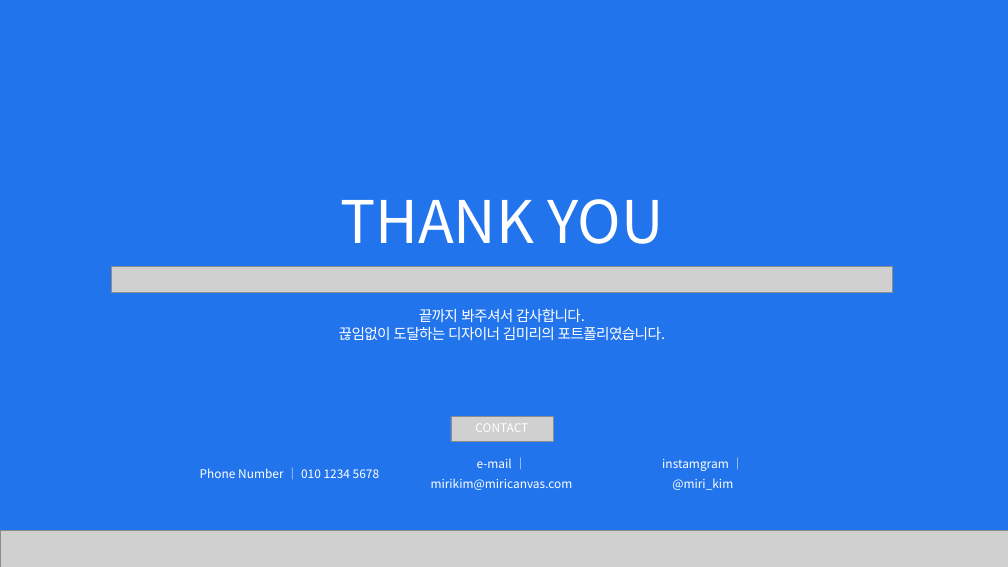
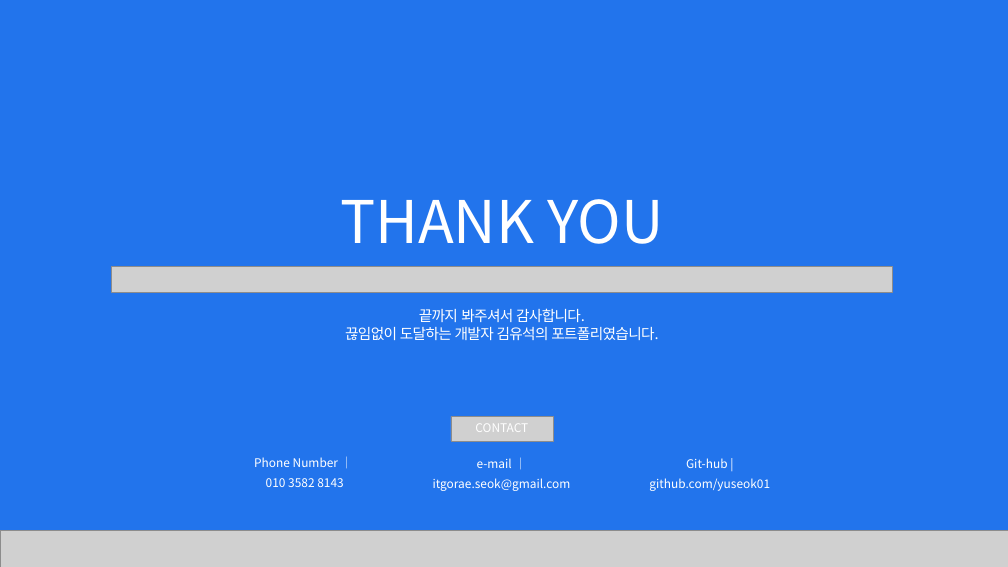
Before and after one commit to yuseok01/itgorae, a slide deck: slide 6 of ppt/김유석 포트폴리오_.pptx. Drawn at 1008x567 pixels with LibreOffice and Linux fonts; fonts in the diff are those of the drawing; grey boxes stand for pictures. Boxes give left, top, right and bottom in pixels: in the first picture for what was removed or moved away, otherwise in the second. Text is boxed around its words. In the diff, an @@ line names an element or a change of style, - is before the commit and + after.

```diff
--- a/ppt/김유석 포트폴리오_.pptx
+++ b/ppt/김유석 포트폴리오_.pptx
@@ text at (345, 327, 658, 340): text changed @@
-끊임없이 도달하는 디자이너 김미리의 포트폴리였습니다.
+끊임없이 도달하는 개발자 김유석의 포트폴리였습니다.
@@ text at (254, 457, 343, 487): text changed @@
-Phone Number ｜ 010 1234 5678
+Phone Number ｜
+010 3582 8143
@@ text at (433, 458, 571, 491): text changed @@
-e-mail ｜ mirikim@miricanvas.com
+e-mail ｜ itgorae.seok@gmail.com
@@ text at (649, 458, 770, 491): text changed @@
-instamgram ｜ @miri_kim
+Git-hub | github.com/yuseok01
```
Also in this commit, not shown: 3 other slides changed, 2 slides added, 2 slides removed, 1 other file.
